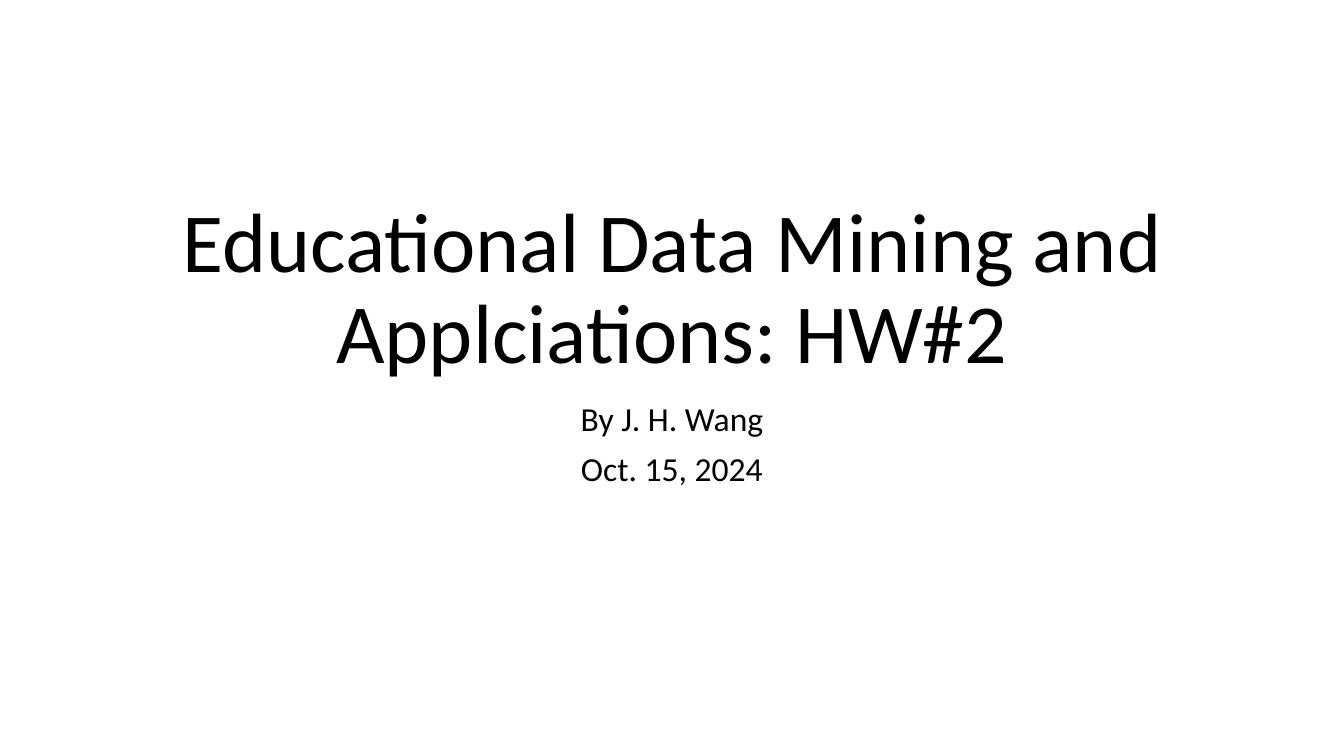
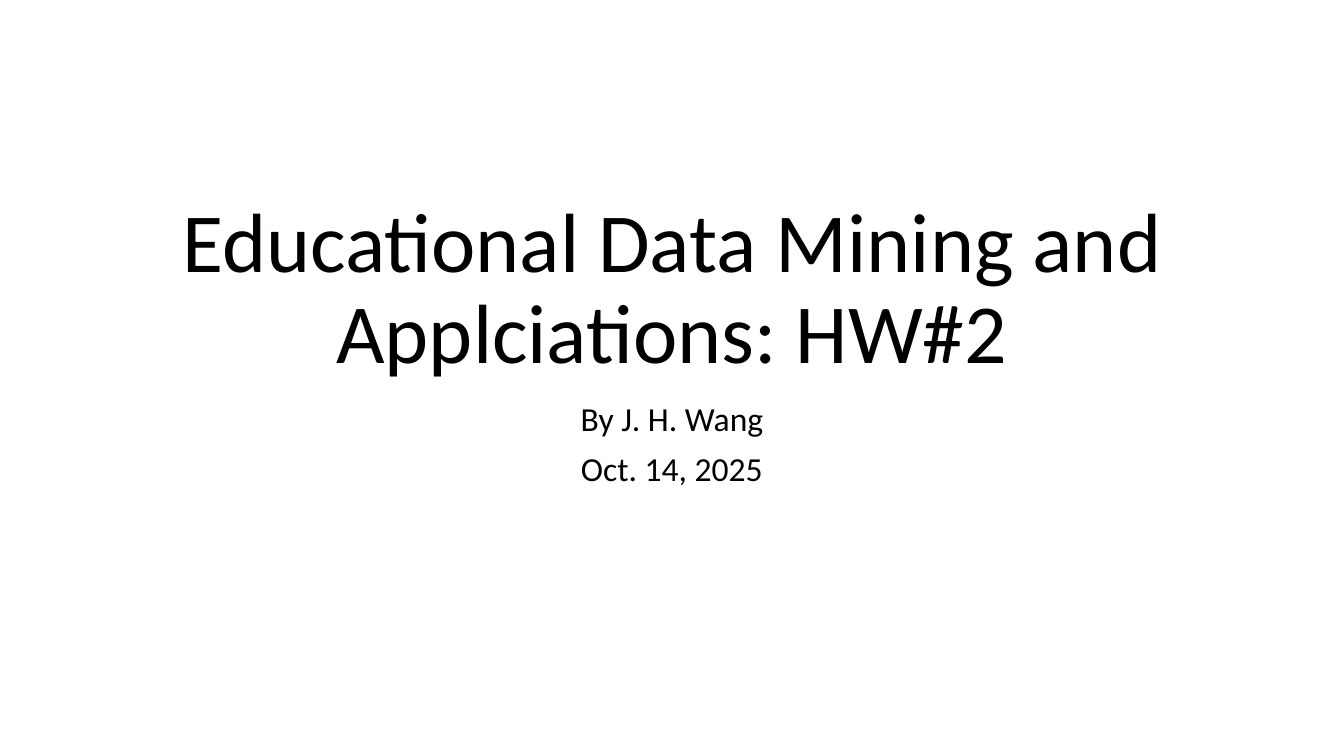
Before and after one commit to chriswjh/chriswjh.github.io, a slide deck: slide 1 of EDM/HW2.pptx. Drawn at 1344x756 pixels with LibreOffice and Linux fonts; fonts in the diff are those of the drawing. Boxes give left, top, right and bottom in pixels: in the first picture for what was removed or moved away, otherwise in the second. Text is boxed around its words. In the diff, an @@ line names an element or a change of style, - is before the commit and + after.

```diff
--- a/EDM/HW2.pptx
+++ b/EDM/HW2.pptx
@@ subtitle at (x1=581, y1=459, x2=763, y2=485): text changed @@
-Oct. 15, 2024
+Oct. 14, 2025
```
Also in this commit, not shown: 2 other slides changed, 1 other file.
